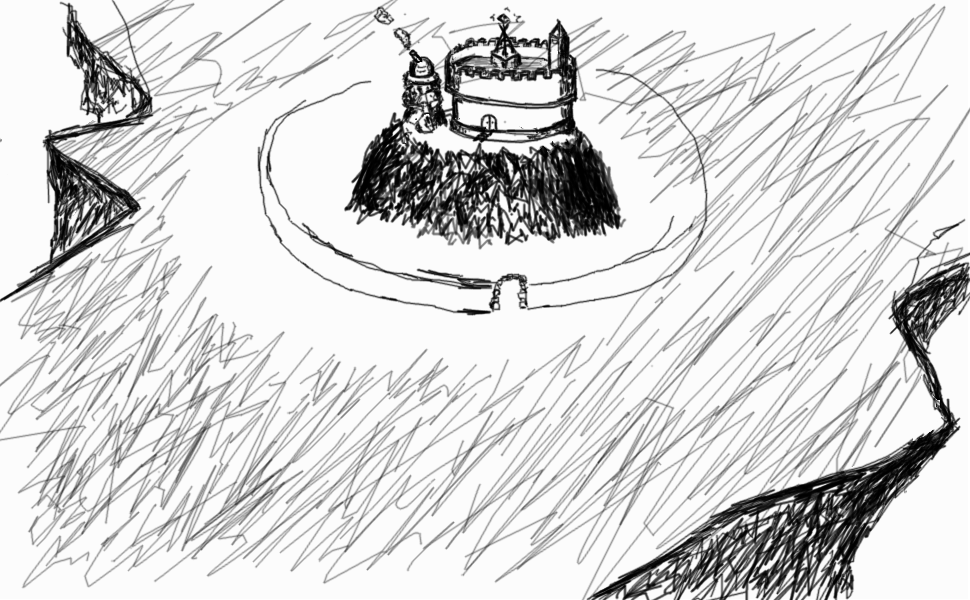
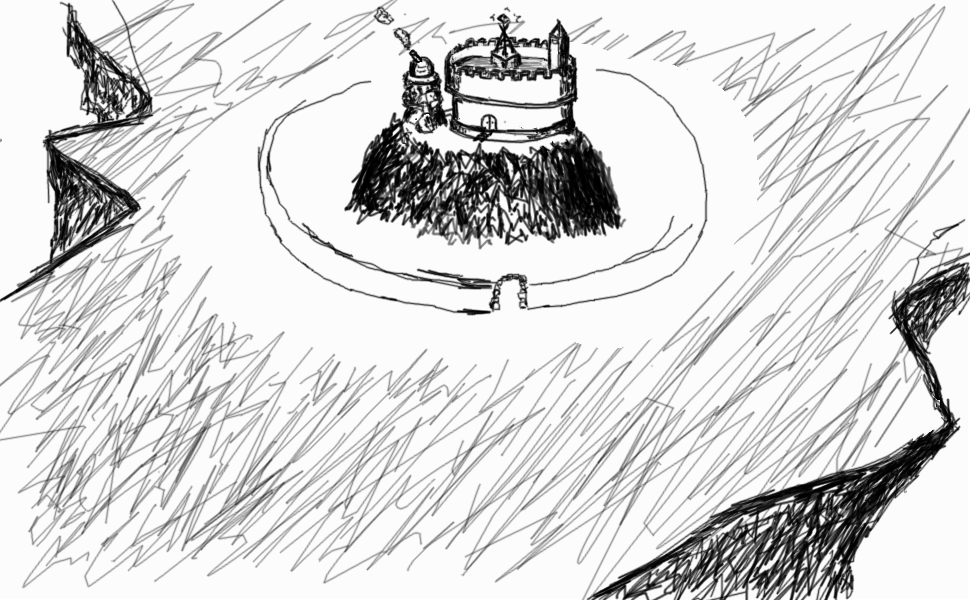
The second 970px x 600px image is a revision of the first. Changes to its layers:
painted on "b #4" over left=100, top=90, right=138, bottom=124
painted on "b #1" over left=427, top=34, right=759, bottom=348
